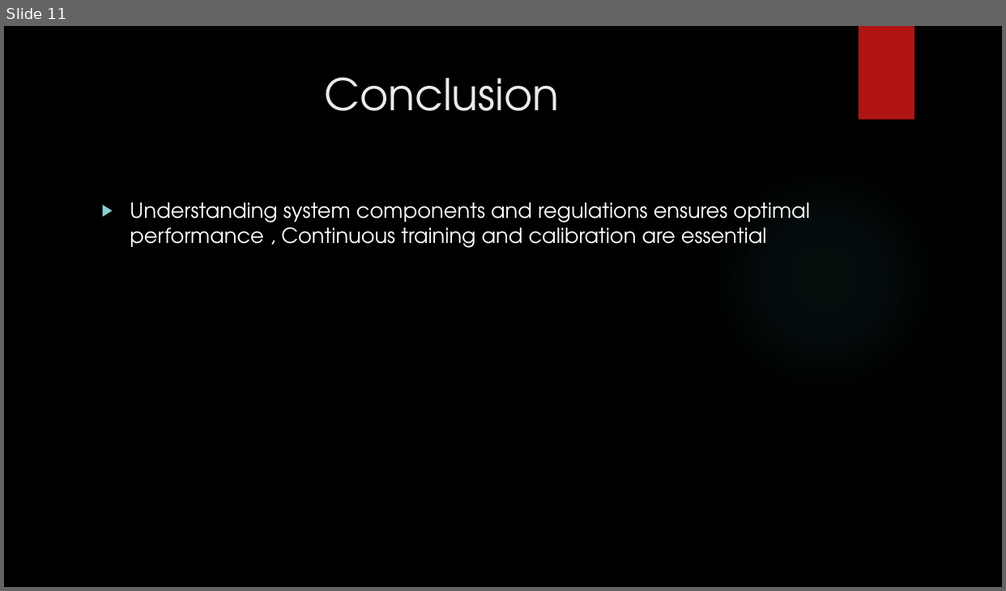
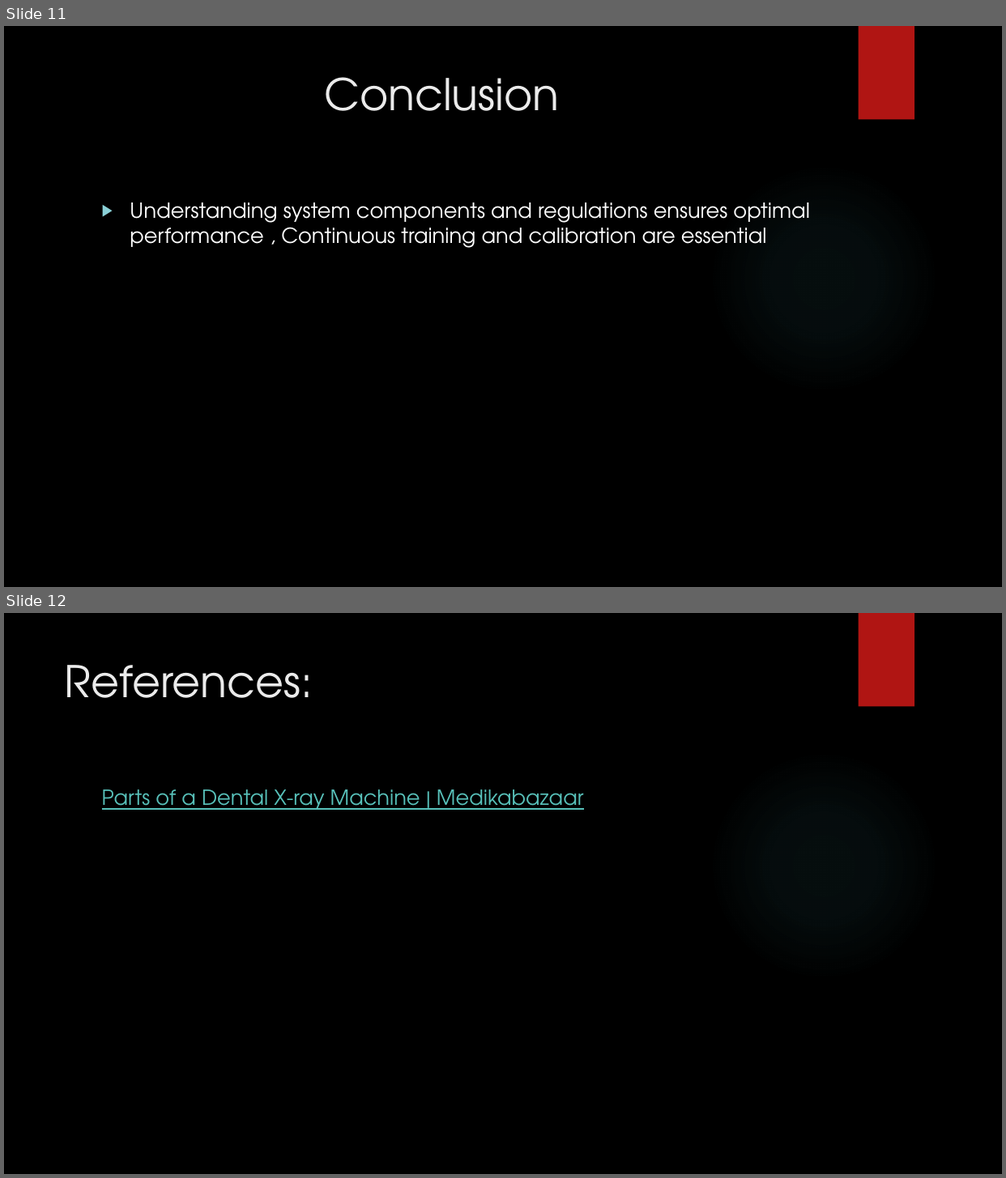
Before and after one commit to AwabEEE/dental-radiography, a slide deck: Awab BMD V2.pptx. Shown one above the other, each under a label of ours: slide 11 before the commit, slides 11 and 12 after it. The pictures are 1006x591 and 1006x1178 pixels, drawn with LibreOffice and Linux fonts; fonts in the diff are those of the drawing; background and template pictures are left out. Boxes give left, top, right and bottom in pixels: in the first picture for what was removed or moved away, otherwise in the second. Text is boxed around its words. In the diff, an @@ line names an element or a change of style, - is before the commit and + after.

```diff
--- a/Awab BMD V2.pptx
+++ b/Awab BMD V2.pptx
@@ slide 12 added at [4, 613, 1002, 1174], background picture (left out); not listed: 2 template elements that a slide beside it also shows @@
@@ title added at [65, 665, 313, 698], 42 pt, text #EBEBEB @@
+References:
@@ text added at [102, 790, 584, 810], 20 pt, text #58C1BA, underline @@
+Parts of a Dental X-ray Machine | Medikabazaar
```
Also in this commit, not shown: 6 slides changed, 1 other slide added.
